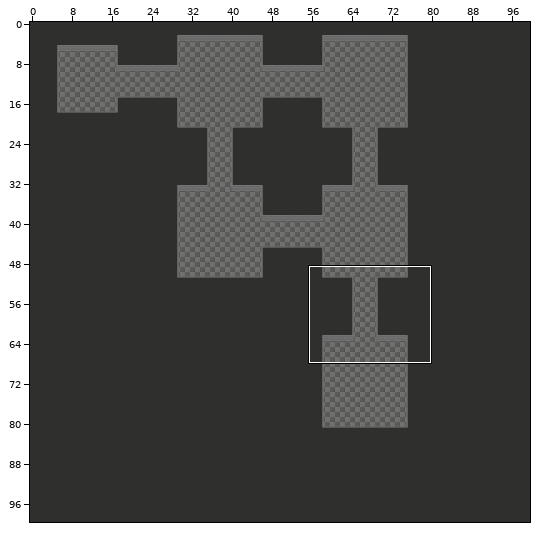
Tiled map, stored at tmx/test_map.tmx. Above, an overview of the earlier version with the close-up marked.
Close-up. Before the edit:
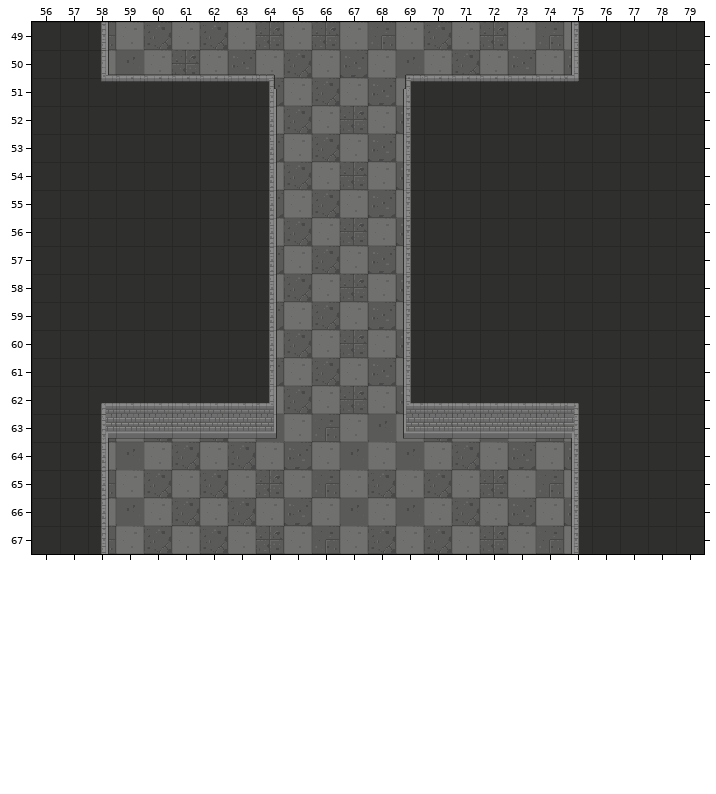
Cells are 32x32 px. Shown: x 56..79, y 49..67. The commit also changed other parts of the map, which this record leaves out.
New version:
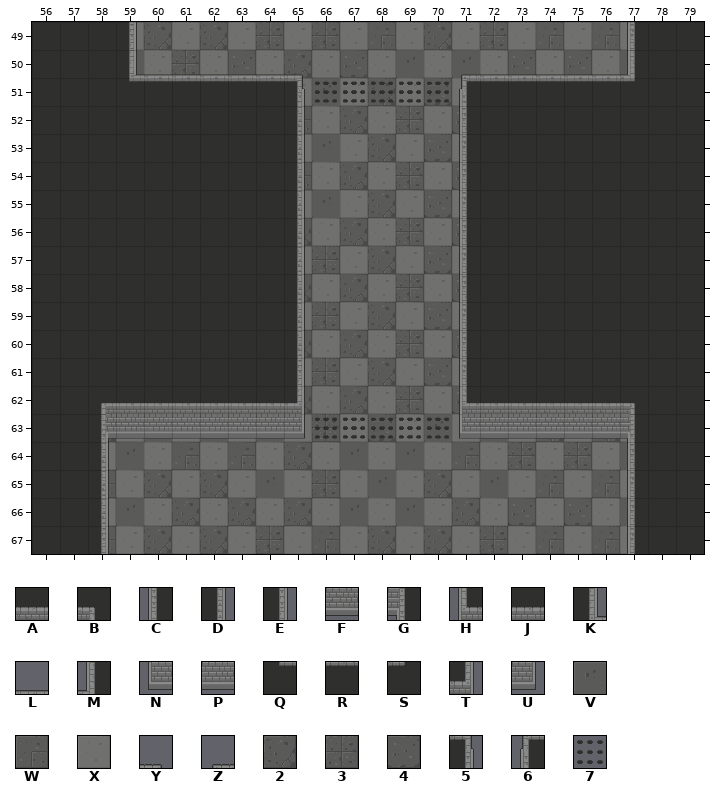
Key: from "tileset_1": A 4, B 5, C 16, D 16 turned 180, E 18, F 20, G 21, H 32, J 33, K 35, L 36, M 37, N 48, P 49, Q 51, R 52, S 53, T 65, U 81, V 90, W 93, X 95, Y 97, Z 98, 2 104, 3 105, 4 109, 5 113, 6 114, 7 245.
_ is an empty cell.
Tiles of an added or newly shown layer are drawn over the layers below it.
Diff:
Layer "floor":
y 49: x 58 W -> _; x 76..77 __ -> WX
y 50: x 58 X -> _; x 71 2 -> V; x 76..77 __ -> XV
y 51: x 64 4 -> _; x 66 2 -> V; x 68 4 -> 2; x 70..71 __ -> 4X
y 52: x 64..65 X2 -> _W; x 69..71 4__ -> 3X4
y 53: x 64 4 -> _; x 70..71 __ -> 4X
y 54: x 64..65 X2 -> _W; x 69..71 4__ -> 3X4
y 55: x 64 4 -> _; x 70..71 __ -> 4X
y 56: x 64 X -> _; x 69..71 4__ -> 3X4
y 57: x 64 4 -> _; x 70..71 __ -> 4X
y 58: x 64 X -> _; x 69..71 4__ -> 3X4
y 59: x 64 4 -> _; x 70..71 __ -> 4X
y 60: x 64 X -> _; x 69..71 4__ -> 3X4
y 61: x 64 4 -> _; x 70..71 __ -> 4X
y 62: x 64 X -> _; x 69..71 4__ -> 3X4
y 63: x 66 W -> 3; x 68 V -> 4; x 70 2 -> V; x 76..77 __ -> 2X
y 64: x 75..77 4__ -> 3XV
y 65: x 76..77 __ -> WX
y 66: x 76..77 __ -> XV
y 67: x 76..77 __ -> WX
Layer "walls":
y 49: x 58..59 E_ -> _E; x 75 C -> _; x 77 _ -> C
y 50: x 58..59 KL -> _K; x 64..65 Y_ -> LY; x 69..71 ZLL -> __Z; x 75..77 M__ -> LLM
y 51: x 58..59 QR -> _Q; x 64..65 5_ -> R5; x 69..71 6RR -> __6; x 75..77 S__ -> RRS
y 52..60: x 64..65 D_ -> _D; x 69 C -> _; x 71 _ -> C
y 61: x 64..65 E_ -> _E; x 69 C -> _; x 71 _ -> C
y 62: x 64..65 T_ -> JT; x 69..71 HJJ -> __H; x 75..77 B__ -> AAB
y 63: x 64..65 U_ -> PU; x 69..71 NPP -> __N; x 75..77 G__ -> FFG
y 64..67: x 75 C -> _; x 77 _ -> C
Layer "trap" (added):
y 51: x 66..70 _____ -> 77777
y 63: x 66..70 _____ -> 77777
